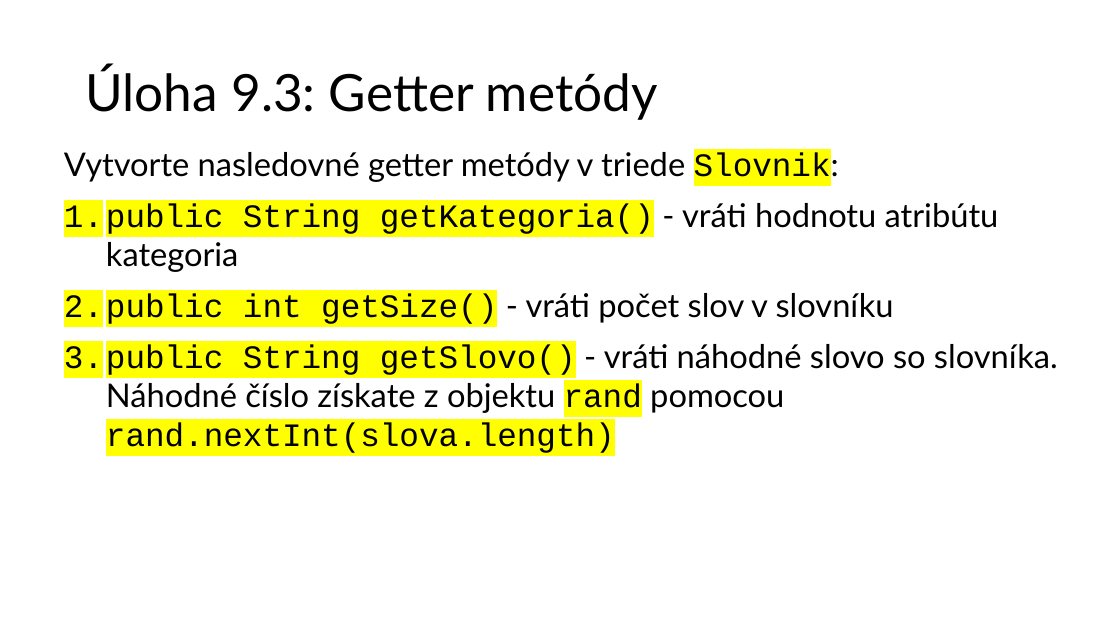
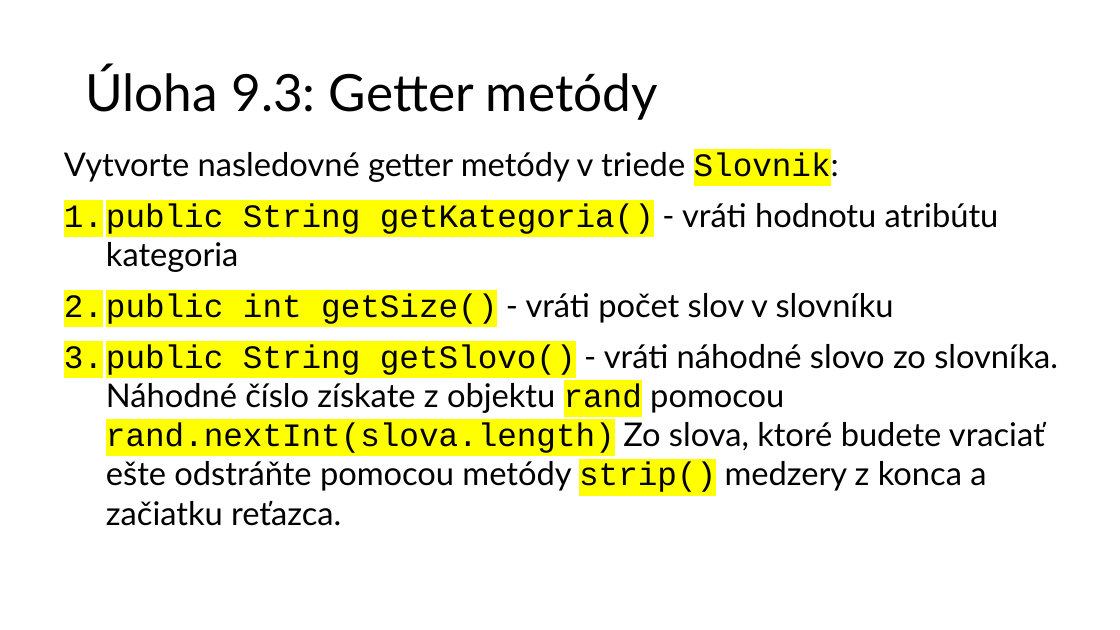
Before and after one commit to wagjo/oop, a slide deck: slide 6 of prezentacie/c09w.pptx. Drawn at 1120x630 pixels with LibreOffice and Linux fonts; fonts in the diff are those of the drawing. Boxes give left, top, right and bottom in pixels: in the first picture for what was removed or moved away, otherwise in the second. Text is boxed around its words. In the diff, an @@ line names an element or a change of style, - is before the commit and + after.

```diff
--- a/prezentacie/c09w.pptx
+++ b/prezentacie/c09w.pptx
@@ text at (64, 344, 1058, 526): text changed @@
-3. public String getSlovo() - vráti náhodné slovo so slovníka. Náhodné číslo získate z objektu rand pomocou rand.nextInt(slova.length)
+3. public String getSlovo() - vráti náhodné slovo zo slovníka. Náhodné číslo získate z objektu rand pomocou rand.nextInt(slova.length) Zo slova, ktoré budete vraciať ešte odstráňte pomocou metódy strip() medzery z konca a začiatku reťazca.
```
Also in this commit, not shown: 3 other files.
